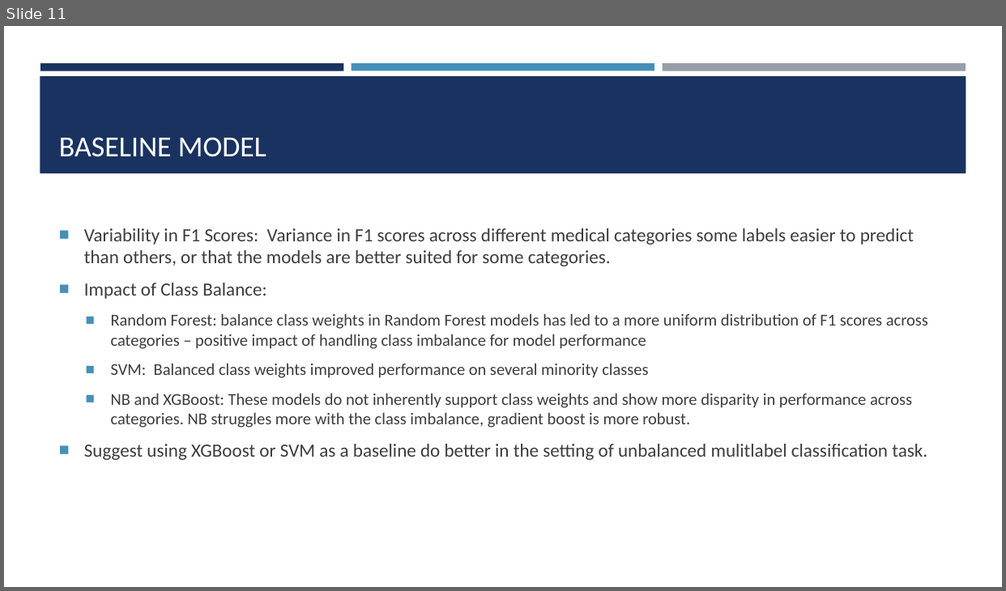
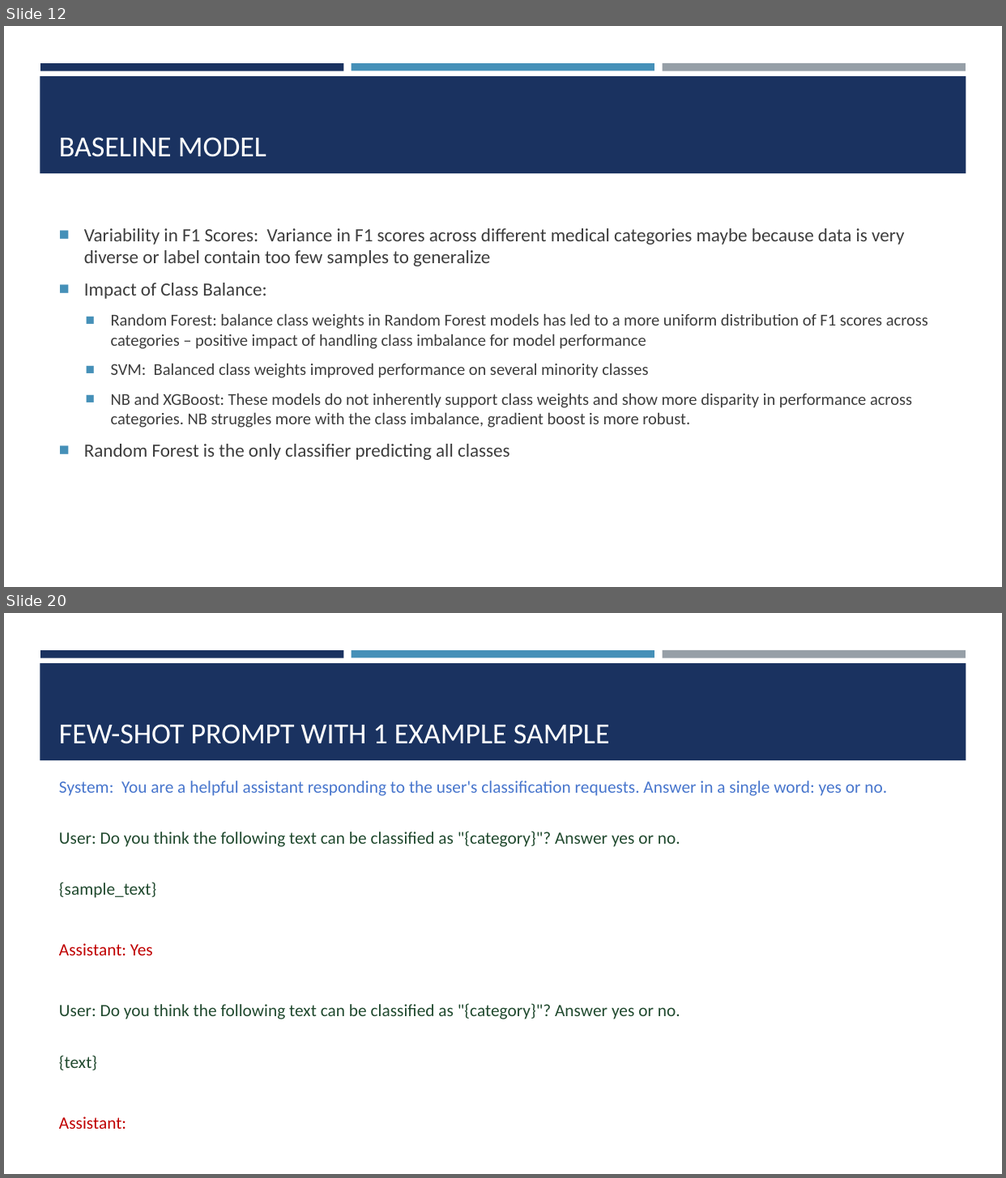
Before and after one commit to josefweibel/nlp-medical-project, a slide deck: presentations/Final Presentation.pptx. Shown one above the other, each under a label of ours: slide 11 before the commit, slides 12 and 20 after it; the slides between them are not shown. The pictures are 1006x591 and 1006x1178 pixels, drawn with LibreOffice and Linux fonts; fonts in the diff are those of the drawing. Boxes give left, top, right and bottom in pixels: in the first picture for what was removed or moved away, otherwise in the second. Text is boxed around its words. In the diff, an @@ line names an element or a change of style, - is before the commit and + after.

```diff
--- a/presentations/Final Presentation.pptx
+++ b/presentations/Final Presentation.pptx
@@ slide 20 added at <box>4,613,1002,1174</box>, background #FFFFFF; not listed: 4 template elements that a slide beside it also shows @@
@@ title added at <box>59,724,610,744</box>, 28 pt, text #FFFFFF @@
+FEW-SHOT PROMPT WITH 1 EXAMPLE SAMPLE
@@ text added at <box>59,781,887,1071</box>, 16.6 pt, text #214B30 @@
+System: You are a helpful assistant responding to the user's classification requests. Answer in a single word: yes or no.
+User: Do you think the following text can be classified as "{category}"? Answer yes or no.
+{sample_text}
+Assistant: Yes
+User: Do you think the following text can be classified as "{category}"? Answer yes or no.
+{text}
+Assistant:
@@ what was slide 11 is now slide 12 @@
@@ slide 12 changed as well @@
@@ text at <box>84,228,904,267</box>: text changed @@
-■ Variability in F1 Scores: Variance in F1 scores across different medical categories some labels easier to predict than others, or that the models are better suited for some categories.
+■ Variability in F1 Scores: Variance in F1 scores across different medical categories maybe because data is very diverse or label contain too few samples to generalize
@@ text at <box>84,444,510,460</box>: text changed @@
-■ Suggest using XGBoost or SVM as a baseline do better in the setting of unbalanced mulitlabel classification task.
+■ Random Forest is the only classifier predicting all classes
```
Also in this commit, not shown: 14 other slides changed, 13 other slides added, 1 slide removed, 2 other files.
